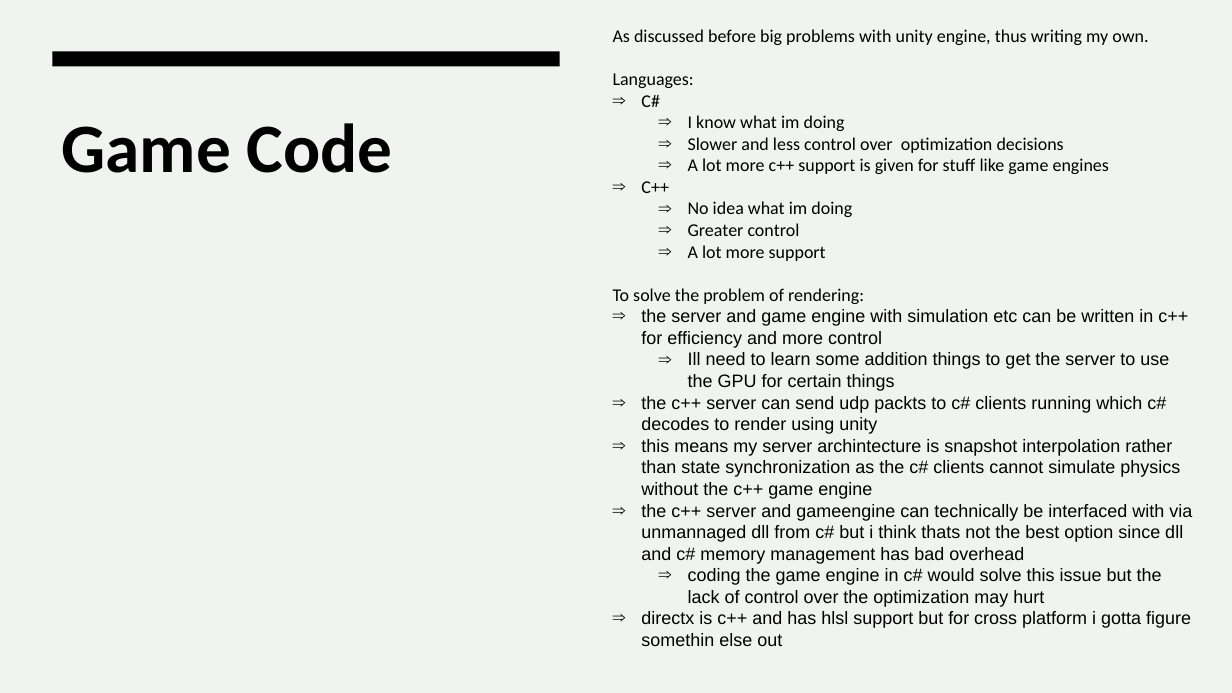
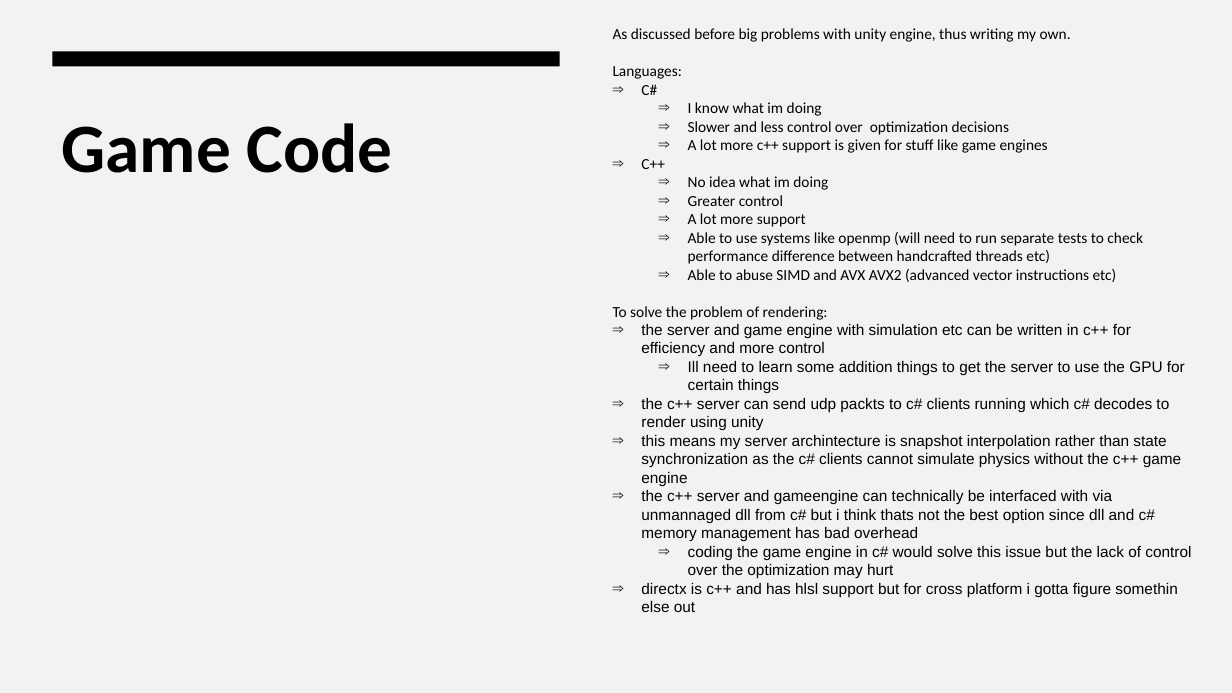
Before and after one commit to randomuserhi/Enter-the-Deep, a slide deck: slide 5 of Enter the Deep Devlog.pptx. Drawn at 1232x693 pixels with LibreOffice and Linux fonts; fonts in the diff are those of the drawing. Boxes give left, top, right and bottom in pixels: in the first picture for what was removed or moved away, otherwise in the second. Text is boxed around its words. In the diff, an @@ line names an element or a change of style, - is before the commit and + after.

```diff
--- a/Enter the Deep Devlog.pptx
+++ b/Enter the Deep Devlog.pptx
@@ text at <box>613,28,1191,612</box>: size 14 to 12 pt in "As discussed before big problems with unity ...", "Languages:", "C#", "I know what im doing" and 14 more places @@
@@ text at <box>688,232,1143,282</box>: paragraphs added @@
+  ⇒ Able to use systems like openmp (will need to run separate tests to check performance difference between handcrafted threads etc)
+  ⇒ Able to abuse SIMD and AVX AVX2 (advanced vector instructions etc)
```
Also in this commit, not shown: 1 other slide changed, 1 slide added, 11 other files.
